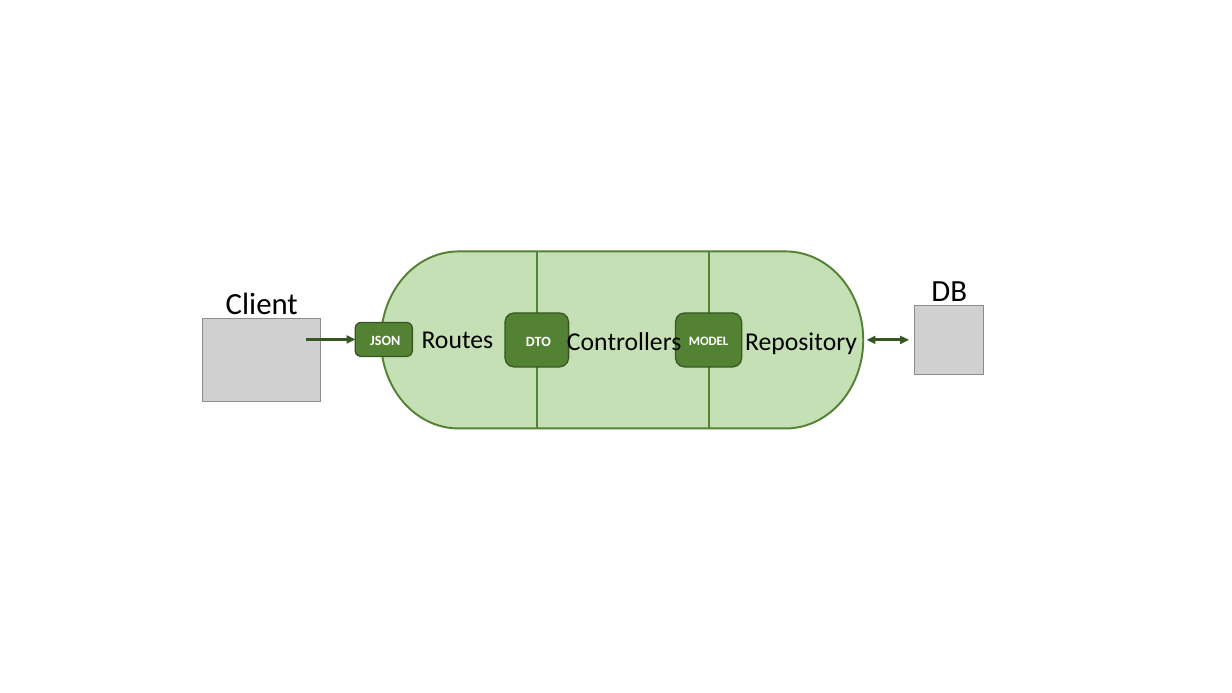
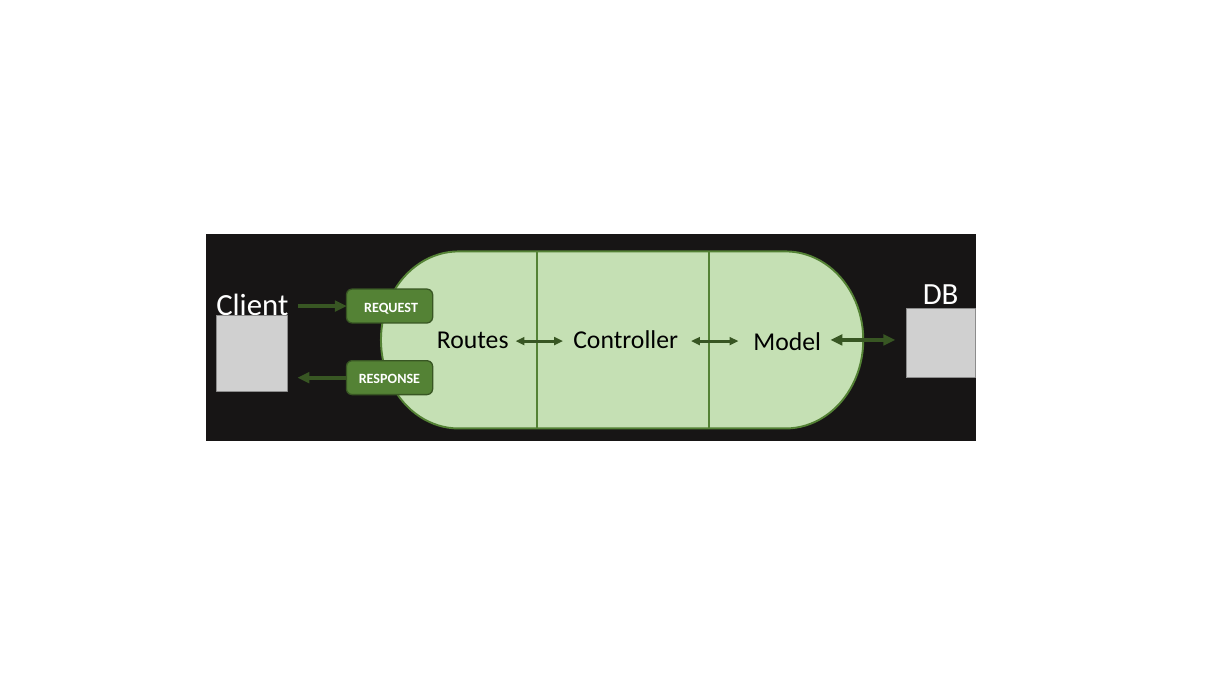
Before and after one commit to gianfrancoodp/car-dealer-api, a slide deck: slide 1 of doc/Estructura REST.pptx. Drawn at 1232x693 pixels with LibreOffice and Linux fonts; fonts in the diff are those of the drawing; grey boxes stand for pictures. Boxes give left, top, right and bottom in pixels: in the first picture for what was removed or moved away, otherwise in the second. Text is boxed around its words. In the diff, an @@ line names an element or a change of style, - is before the commit and + after.

```diff
--- a/doc/Estructura REST.pptx
+++ b/doc/Estructura REST.pptx
@@ rectangle added at bbox=[207, 235, 976, 440], fill #171515, outline #171515 1 pt @@
@@ text "DB" at bbox=[923, 284, 959, 312]: text colour #000000 to #FFFFFF @@
@@ text "DB": place and size @@
-text "DB" at bbox=[931, 281, 967, 309]
+text "DB" at bbox=[923, 284, 959, 312]
@@ text "Client": place and size @@
-text "Client" at bbox=[226, 292, 298, 323]
+text "Client" at bbox=[216, 293, 288, 323]
@@ text "Client" at bbox=[216, 293, 288, 323]: text colour #000000 to #FFFFFF @@
@@ rounded rectangle "REQUEST": place and size @@
-rounded rectangle "REQUEST" at bbox=[355, 323, 412, 357]
+rounded rectangle "REQUEST" at bbox=[347, 289, 433, 323]
@@ picture: place and size @@
-picture at bbox=[202, 319, 321, 402]
+picture at bbox=[216, 316, 287, 392]
@@ arrow moved from (307, 339) - (355, 339) to (298, 306) - (347, 306) @@
@@ arrow (298, 306) - (347, 306): stroke #385723 2.25 pt to #385723 3 pt @@
@@ text in rounded rectangle at bbox=[364, 302, 418, 314]: text changed @@
-JSON
+REQUEST
@@ text "Routes": place and size @@
-text "Routes" at bbox=[422, 331, 494, 348]
+text "Routes" at bbox=[437, 331, 509, 348]
@@ rounded rectangle removed at bbox=[506, 313, 569, 367] @@
-DTO
@@ text "Model": place and size @@
-text "Model" at bbox=[676, 313, 742, 367]
+text "Model" at bbox=[753, 332, 821, 350]
@@ text "Model" at bbox=[753, 332, 821, 350]: vertical alignment middle to top; fill #548235 to none; outline #385723 1 pt to none @@
@@ picture: place and size @@
-picture at bbox=[915, 306, 984, 375]
+picture at bbox=[907, 309, 976, 378]
@@ double arrow added from (516, 341) to (563, 341), #385723 2.25 pt @@
@@ text at bbox=[573, 330, 678, 348]: text changed @@
-Controllers
+Controller
@@ double arrow added from (691, 341) to (738, 341), #385723 2.25 pt @@
@@ text removed at bbox=[745, 332, 857, 354] @@
-Repository
@@ text at bbox=[753, 332, 821, 350]: text changed; size 10 to 20 pt; text colour #FFFFFF to #000000; bold off @@
-MODEL
+Model
@@ double arrow moved from (867, 340) - (909, 340) to (831, 340) - (896, 340) @@
@@ double arrow (831, 340) - (896, 340): stroke #385723 2.25 pt to #385723 3 pt @@
@@ arrow added from (347, 378) to (298, 378), #385723 3 pt @@
@@ rounded rectangle added at bbox=[347, 360, 433, 395], fill #548235, outline #385723 1 pt, 11 pt, text #FFFFFF, bold @@
+RESPONSE
```
Also in this commit, not shown: 8 other files.
